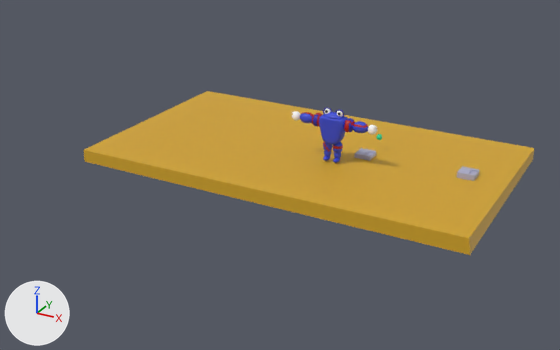
The glTF model resources/models.glb: old version first, new version second.
The view is the same before and after, from a 50 mm lens placed at (4.72, -8.91, 4.18), pointed at (0.05, -0.41, -0.07). The axes (+X, +Y, +Z) are drawn at lower left. The lights are the same throughout. Where no turn or scale is listed for an object, it has been applied to the vertices. Vertices at the same position are counted once.
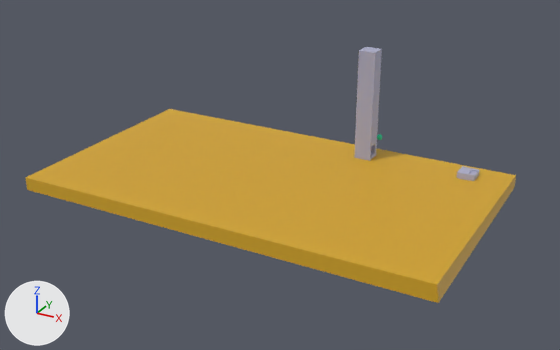
Boxes (x1, y1, x2, y2) around the edits, measured in the pictures (560 x 350 px):
'Plane', moved: before (83, 91, 534, 255); after (25, 109, 516, 303)
'Cube', reshaped: before (354, 148, 376, 160); after (354, 47, 382, 161)
'body', deleted (blue): before (292, 107, 377, 163)
    faces in mat_bodyblue (blue #3547d1): (300, 112, 368, 163)
    faces in mat_reddark (red #ac0000): (302, 112, 368, 151)
    faces in mat_white (white #ffffff): (292, 108, 377, 135)
    faces in mat_darkblue (blue #2322aa): (313, 107, 354, 132)

The change in detail:
me_cube is used by ob_cube; location (0.855, 0.636, -0.063).
me_cube had 16 vertices, 28 faces and spanned x -0.117..0.117, y -0.117..0.117, z -0.117..0.117.
me_cube now has 16 vertices, 28 faces and spans x -0.117..0.117, y -0.117..0.117, z -0.117..1.6.
Part 1, on me_cube:
7 vertices are removed from x -0.117..0.117, y -0.117..0.117, z 0.117.
23 faces are deleted.
1 vertex moves from x 0.03, y 0.063, z 0.117 to x 0.117, y 0.063, z 0.249.
7 vertices are added at x -0.117..0.117, y -0.117..0.117, z 0.249..1.6.
23 new faces join them.
Object 'Plane' (ob_plane) moves from (0.05, 0.5, -0.1) to (0.05, -0.628, -0.1).
Object 'body' (ob_body) is deleted.
